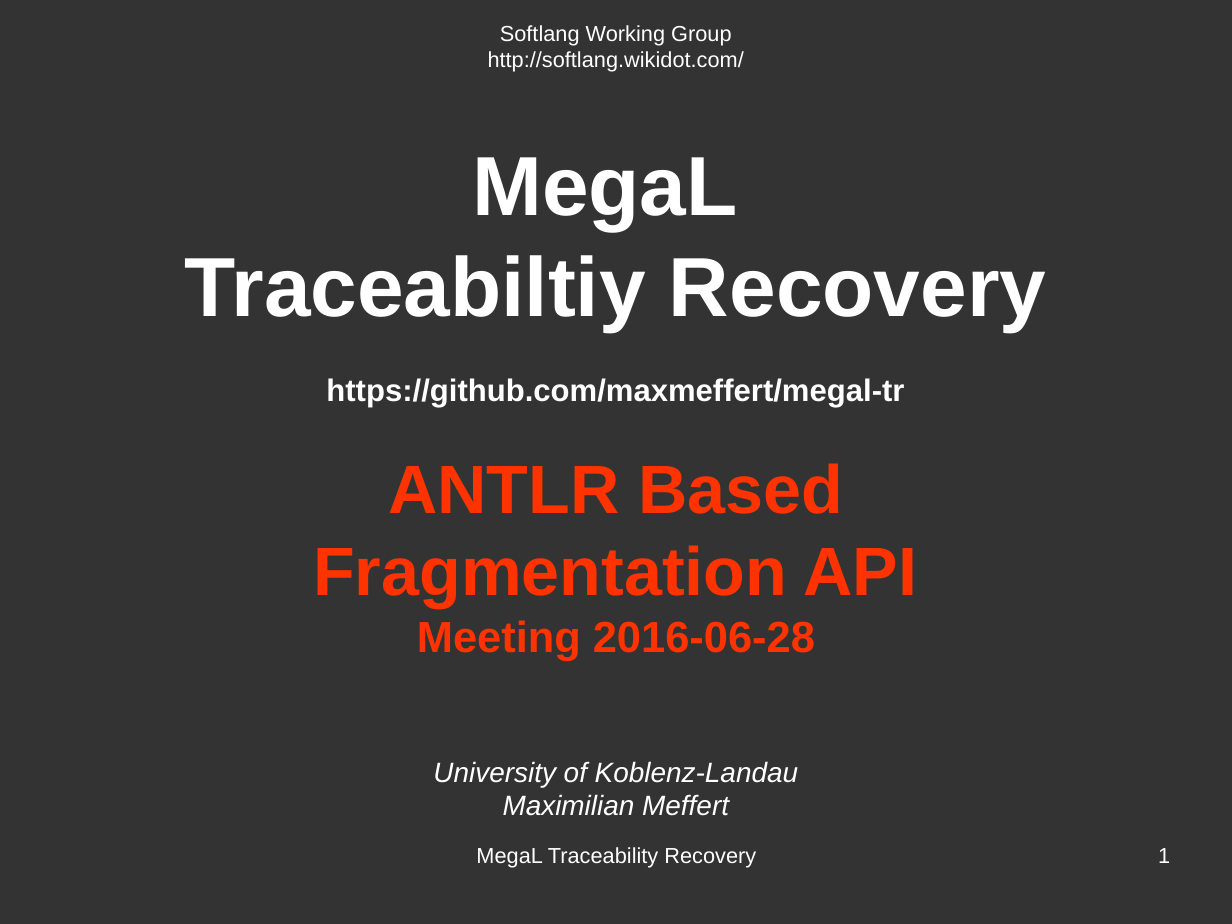
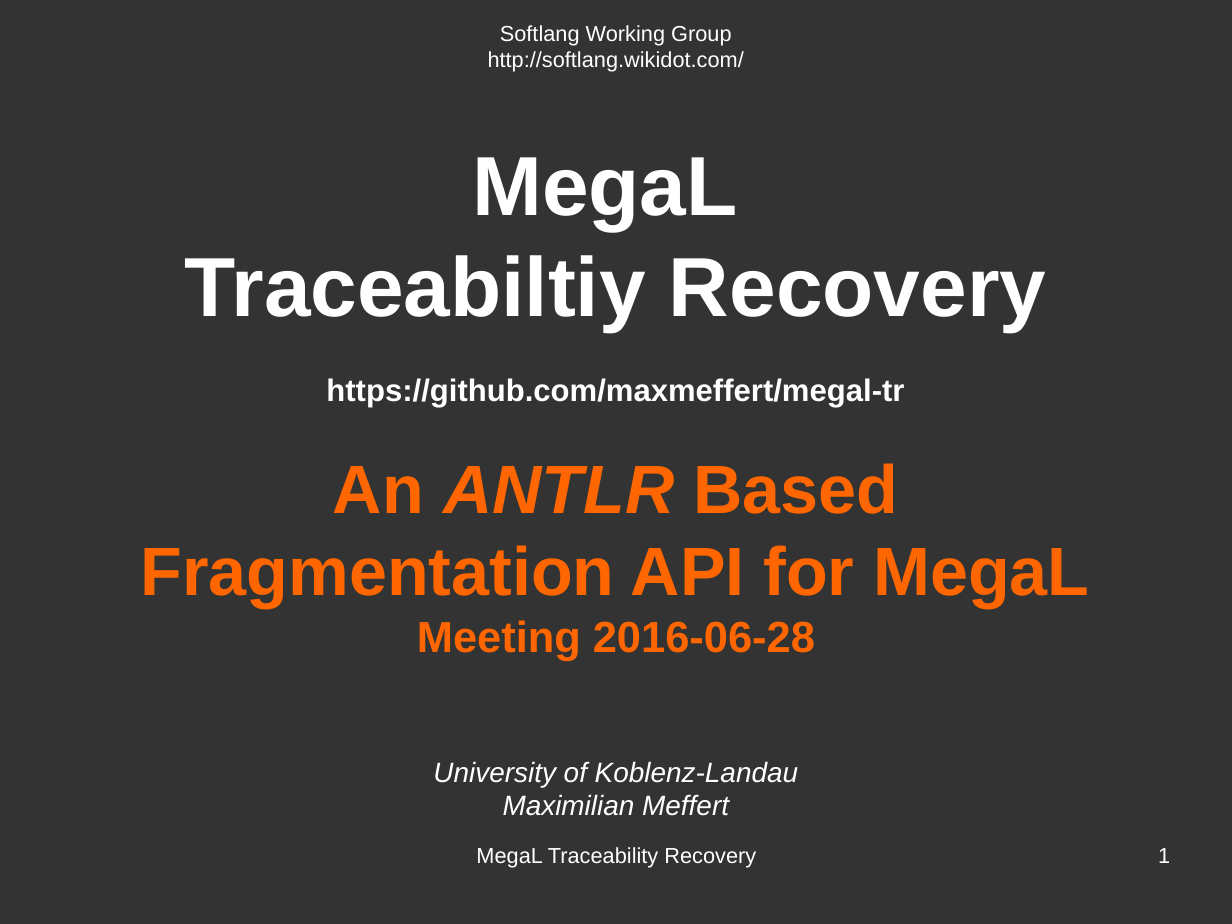
Before and after one commit to hayasam/megal-tr, a slide deck: slide 1 of slides/meeting-2016-06-28/meeting-2016-06-28.odp. Drawn at 1232x924 pixels with LibreOffice and Linux fonts; fonts in the diff are those of the drawing. Boxes give left, top, right and bottom in pixels: in the first picture for what was removed or moved away, otherwise in the second. Text is boxed around its words. In the diff, an @@ line names an element or a change of style, - is before the commit and + after.

Commit message:
worked on slide deck for next meeting

```diff
--- a/slides/meeting-2016-06-28/meeting-2016-06-28.odp
+++ b/slides/meeting-2016-06-28/meeting-2016-06-28.odp
@@ subtitle at box(141, 463, 1089, 607): text changed; text colour #FF3300 to #FF6600 @@
-ANTLR Based
-Fragmentation API
+An ANTLR Based
+Fragmentation API for MegaL
@@ subtitle at box(417, 620, 815, 661): text colour #FF3300 to #FF6600 in "Meeting 2016-06-28" @@
```
Also in this commit, not shown: 5 other slides changed, 7 slides added, 12 other files.
